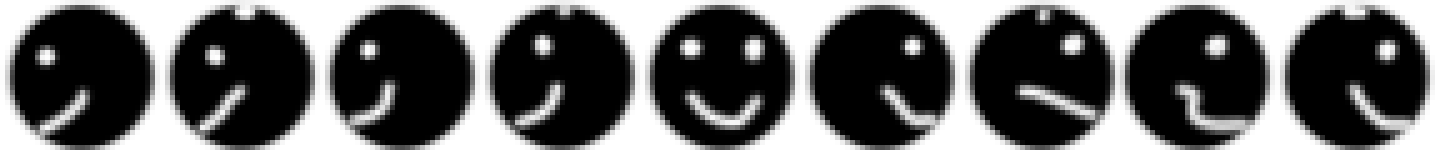
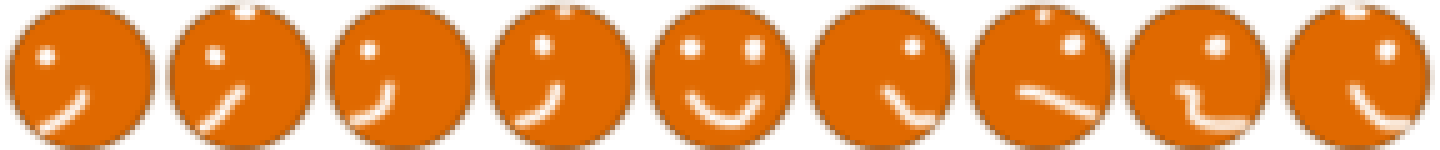
Layers edited between the first and the second 1440x150 image:
painted on "Calque 2" over <box>0,0,1435,150</box>
